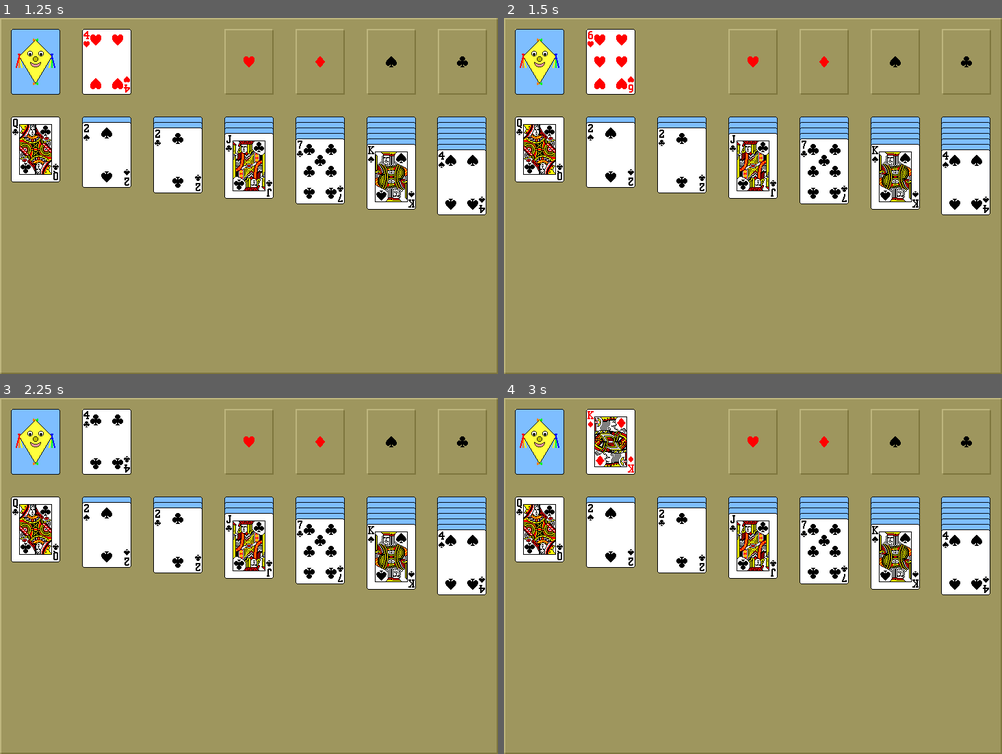
Above: before the commit, frames 1-4 (two rows, left to right).
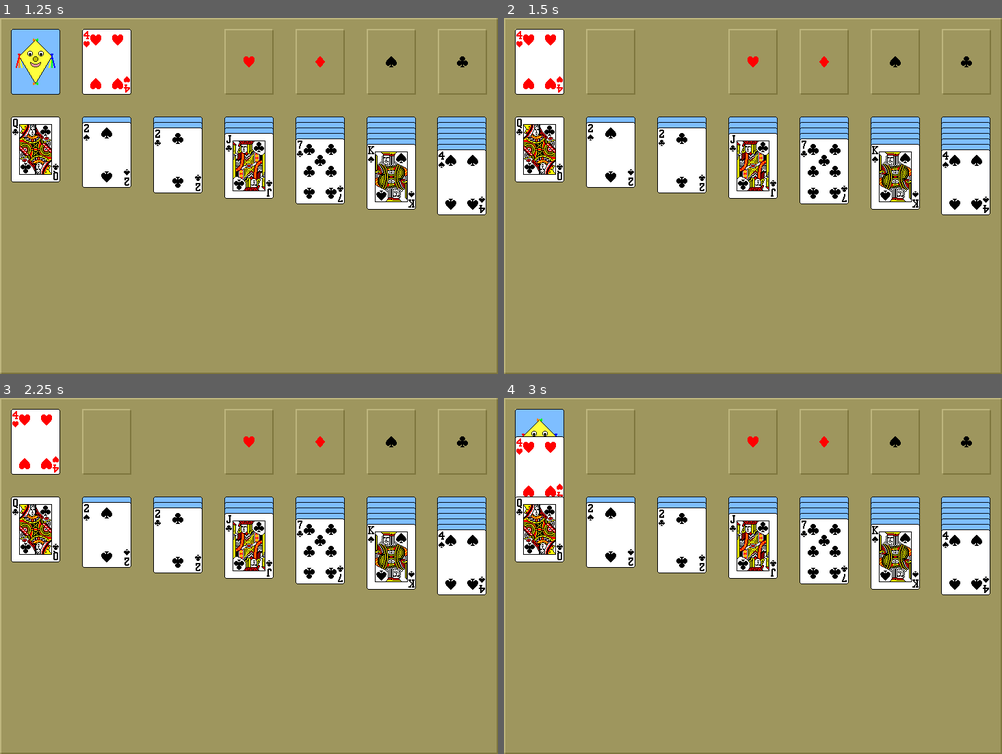
Above: after the commit, the same moments.

Repository: Drachenbauer/Solitaire
Game: Godot game, scene res://scenes/Game.tscn
Same seed, same stepped clock (60 frames per second), same inputs: the game is played once before the commit and once after it.
Inputs (mouse positions are in pixels of both pictures, inside the frame that each line leads up to):
- Up to frame 1 (1.25 s): tap Enter at 0.5 s; move the mouse to (34, 60) at 0.52 s; click (34, 60) at 0.67 s
- Up to frame 2 (1.5 s): tap Space at 1.25 s; click (538, 60) at 1.42 s
- Up to frame 3 (2.25 s): tap Enter at 2 s; click (34, 440) at 2.17 s
- Up to frame 4 (3 s): tap Space at 2.75 s; click (538, 440) at 2.92 s

Frame 1 is identical in both runs. In frame 2, 3.5% of the frame differs, in the area x 2-27%, y 3-22%; in frame 3, 3.5%; in frame 4, 3.5%.

Commit message:
another try

Diff:
--- a/scenes/Card.tscn
+++ b/scenes/Card.tscn
@@ -40,14 +40,16 @@
 
 		if stack.has(self):
 			if is_on_top:
-				if event is InputEventMouseButton && event.button_index == BUTTON_LEFT && event.pressed:
-					emit_signal(\"flipped\")
-					show_front()
-					change_parent(get_tree().get_nodes_in_group(\"table\")[0].flip_open)
-					G.flip_open_stack.append(self)
-					stack.erase(self)
-					G.flip_open_stack[G.flip_open_stack.size() - 2].is_on_top = false
-					stack[stack.size() - 1].is_on_top = true
+				if event is InputEventMouseButton && event.button_index == BUTTON_LEFT:
+					if event.pressed:
+						emit_signal(\"flipped\")
+						show_front()
+						change_parent(get_tree().get_nodes_in_group(\"table\")[0].flip_open)
+						G.flip_open_stack.append(self)
+						stack.erase(self)
+						G.flip_open_stack[G.flip_open_stack.size() - 2].is_on_top = false
+					else:
+						stack[stack.size() - 1].is_on_top = true
 		else:
 			if is_open:
 				if event is InputEventMouseButton && event.button_index == BUTTON_LEFT:
